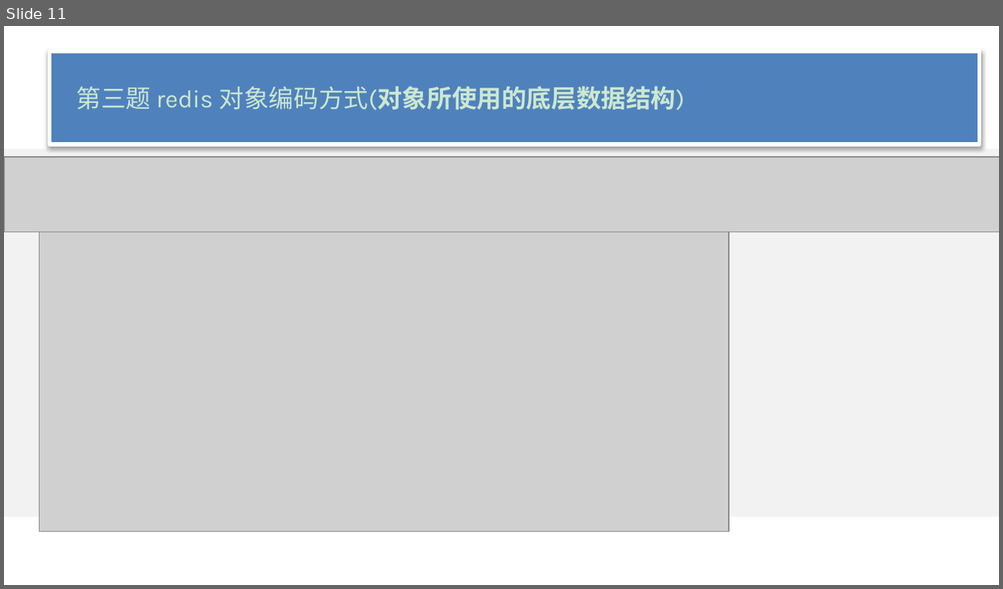
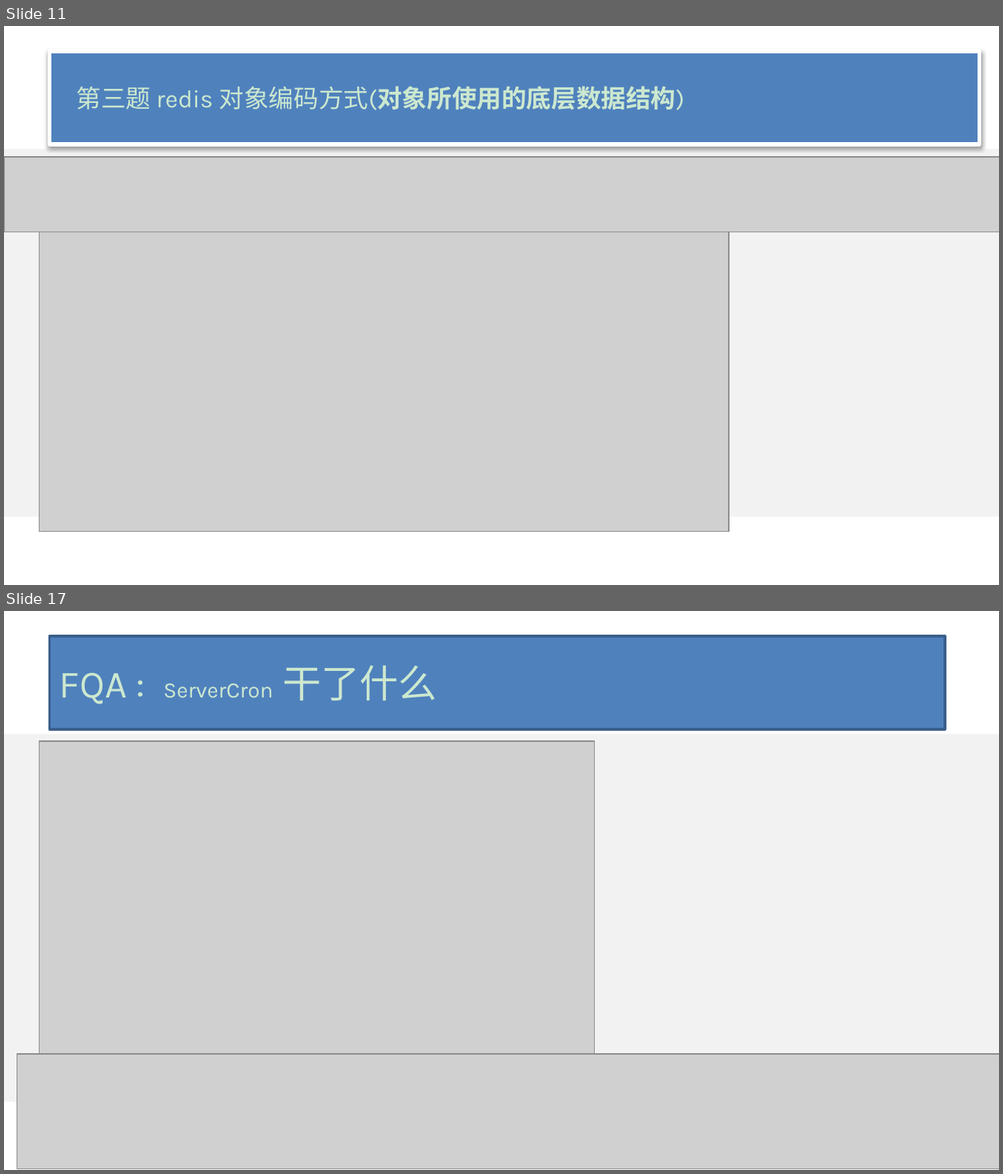
Before and after one commit to wangcy6/weekly, a slide deck: ppt/服务器设计_组件篇.pptx. Shown one above the other, each under a label of ours: slide 11 before the commit, slides 11 and 17 after it; the slides between them are not shown. The pictures are 1003x589 and 1003x1174 pixels, drawn with LibreOffice and Linux fonts; fonts in the diff are those of the drawing; grey boxes stand for pictures; background and template pictures are left out. Boxes give left, top, right and bottom in pixels: in the first picture for what was removed or moved away, otherwise in the second. Text is boxed around its words. In the diff, an @@ line names an element or a change of style, - is before the commit and + after.

```diff
--- a/ppt/服务器设计_组件篇.pptx
+++ b/ppt/服务器设计_组件篇.pptx
@@ slide 17 added at [4, 611, 999, 1170], background #CCE8CF; not listed: 1 template element that a slide beside it also shows @@
@@ title added at [50, 636, 945, 729], fill #4F81BD, outline #3A5F8C 2 pt, 16 pt, text #CCE8CF @@
+FQA : ServerCron 干了什么
@@ picture added at [39, 741, 594, 1054] @@
@@ picture added at [17, 1054, 999, 1170] @@
```
Also in this commit, not shown: 2 slides changed, 5 other slides added.
